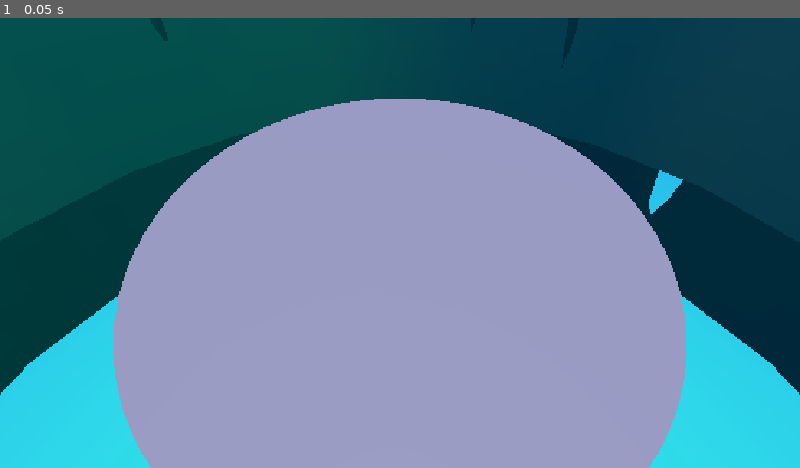
Above: before the commit, frame 1.
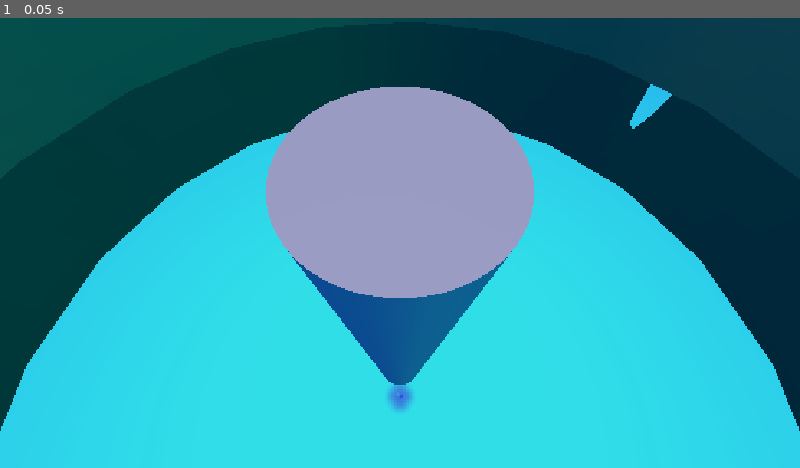
Above: after the commit, the same moment.

Repository: JZxAkuma/Game-Prototype-3
Game: Godot game, scene res://DO NOT TOUCH/Scene/minigames/sumo_scene.tscn
Same seed, same stepped clock (60 frames per second), same inputs: the game is played once before the commit and once after it. This scene is started directly instead of the project's main scene.
Inputs:
- Up to frame 1 (0.05 s): no input

The runs differ from the first frame. In frame 1, 41% of the frame differs, in the area x 0-100%, y 14-100%.
Error in both runs: Invalid access to property or key 'mini_game_name' on a base object of type 'Nil'. (res://DO)

Commit message:
sumo implementation increment

Diff:
--- a/DO NOT TOUCH/Scene/minigames/sumo_scene.tscn
+++ b/DO NOT TOUCH/Scene/minigames/sumo_scene.tscn
@@ -7,9 +7,10 @@
 [ext_resource type="PackedScene" uid="uid://bkhaw55tjgsej" path="res://DO NOT TOUCH/Environmental Assets/Mountains/distant_mountainsDark.tscn" id="5_g11rf"]
 [ext_resource type="PackedScene" uid="uid://cxxi2ufdru7t5" path="res://DO NOT TOUCH/Environmental Assets/Mountains/distant_mountains.tscn" id="6_mb2rj"]
 
-[sub_resource type="CylinderMesh" id="CylinderMesh_aygv5"]
-top_radius = 0.52490234
-bottom_radius = 0.52490234
+[sub_resource type="CylinderMesh" id="CylinderMesh_i3qtk"]
+top_radius = 10.0
+bottom_radius = 10.0
+height = 152.53955
 
 [sub_resource type="ShaderMaterial" id="ShaderMaterial_ogtmr"]
 shader = ExtResource("3_kvsk5")
@@ -33,16 +34,16 @@
 [node name="spawns" type="Node3D" parent="." unique_id=1171670973]
 
 [node name="Marker3D" type="Marker3D" parent="spawns" unique_id=1129438426]
-transform = Transform3D(1, 0, 0, 0, 1, 0, 0, 0, 1, 0, 0, 17)
+transform = Transform3D(1, 0, 0, 0, 1, 0, 0, 0, 1, 0, 0, 14)
 
 [node name="Marker3D2" type="Marker3D" parent="spawns" unique_id=1638181900]
-transform = Transform3D(-1, 0, 8.742278e-08, 0, 1, 0, -8.742278e-08, 0, -1, 0, 0, -16)
+transform = Transform3D(-1, 0, 8.742278e-08, 0, 1, 0, -8.742278e-08, 0, -1, 0, 0, -14)
 
 [node name="Marker3D3" type="Marker3D" parent="spawns" unique_id=672791851]
-transform = Transform3D(-4.371139e-08, 0, -1, 0, 1, 0, 1, 0, -4.371139e-08, -16, 0, 0)
+transform = Transform3D(-4.371139e-08, 0, -1, 0, 1, 0, 1, 0, -4.371139e-08, -14, 0, 0)
 
 [node name="Marker3D4" type="Marker3D" parent="spawns" unique_id=2145981091]
-transform = Transform3D(-4.371139e-08, 0, 1, 0, 1, 0, -1, 0, -4.371139e-08, 16, 0, 0)
+transform = Transform3D(-4.371139e-08, 0, 1, 0, 1, 0, -1, 0, -4.371139e-08, 14, 0, 0)
 
 [node name="Tutorial layer" type="CanvasLayer" parent="." unique_id=565674303]
 script = ExtResource("2_xvggm")
@@ -84,7 +85,7 @@
 render_target_update_mode = 4
 
 [node name="Camera3D" type="Camera3D" parent="Tutorial layer/Control/VBoxContainer/HBoxContainer/SubViewportContainer/SubViewport" unique_id=1386673813]
-transform = Transform3D(1, 0, 0, 0, 0.7071068, 0.7071068, 0, -0.7071068, 0.7071068, 0, 22, 26)
+transform = Transform3D(1, 0, 0, 0, 0.46342772, 0.8861348, 0, -0.8861348, 0.46342772, 0, 17.208, 15.22102)
 
 [node name="VBoxContainer" type="VBoxContainer" parent="Tutorial layer/Control/VBoxContainer/HBoxContainer" unique_id=698594156]
 layout_mode = 2
@@ -111,12 +112,11 @@
 [node name="Game scene" type="Node3D" parent="." unique_id=228173283]
 
 [node name="MeshInstance3D" type="MeshInstance3D" parent="Game scene" unique_id=1709229694]
-transform = Transform3D(43.596844, 0, 0, 0, 1, 0, 0, 0, 49.0004, 0, -1, 0)
-mesh = SubResource("CylinderMesh_aygv5")
+transform = Transform3D(1, 0, 0, 0, 1, 0, 0, 0, 1, 0, -76.269775, 0)
+mesh = SubResource("CylinderMesh_i3qtk")
 
 [node name="Camera3D" type="Camera3D" parent="Game scene" unique_id=1333039741]
-transform = Transform3D(1, 0, 0, 0, 0.70710677, 0.70710677, 0, -0.70710677, 0.70710677, 0, 22, 26)
-fov = 64.1
+transform = Transform3D(1, 0, 0, 0, 0.46342763, 0.8861347, 0, -0.8861347, 0.46342763, 0, 17.208, 15.22102)
 
 [node name="WorldEnvironment" type="WorldEnvironment" parent="Game scene" unique_id=1936528512]
 environment = SubResource("Environment_aygv5")
--- a/DO NOT TOUCH/Script/character.gd
+++ b/DO NOT TOUCH/Script/character.gd
@@ -63,3 +63,6 @@
 	play_anim(&"hit")
 	if state:
 		state._on_hit_received(attacker)
+
+func _on_hurtbox_area_entered(area: Area3D) -> void:
+	pass
--- a/DO NOT TOUCH/character/character_1.tscn
+++ b/DO NOT TOUCH/character/character_1.tscn
@@ -49,4 +49,5 @@
 transform = Transform3D(-1.7954214e-08, 0.41074455, 0, -0.41074455, -1.7954214e-08, 0, 0, 0, 0.41074455, 0, 1.496873, -0.36455894)
 mesh = SubResource("CapsuleMesh_aygv5")
 
+[connection signal="area_entered" from="hurtbox" to="." method="_on_hurtbox_area_entered"]
 [connection signal="area_entered" from="hitbox" to="." method="_on_hitbox_area_entered"]
